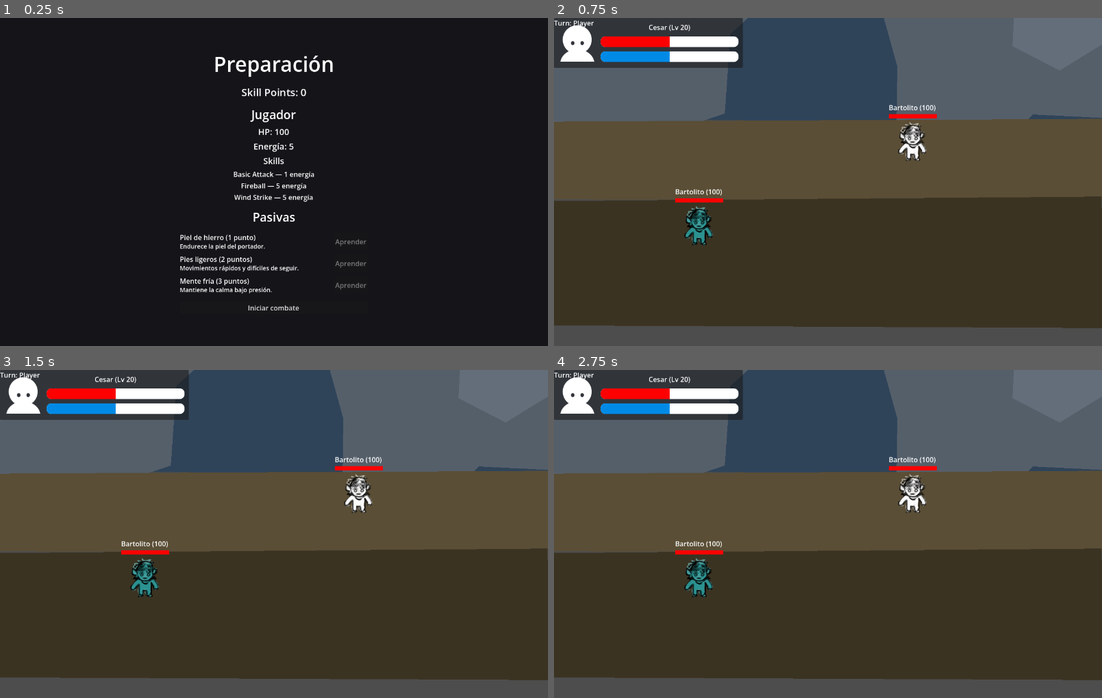
Above: before the commit, frames 1-4 (two rows, left to right).
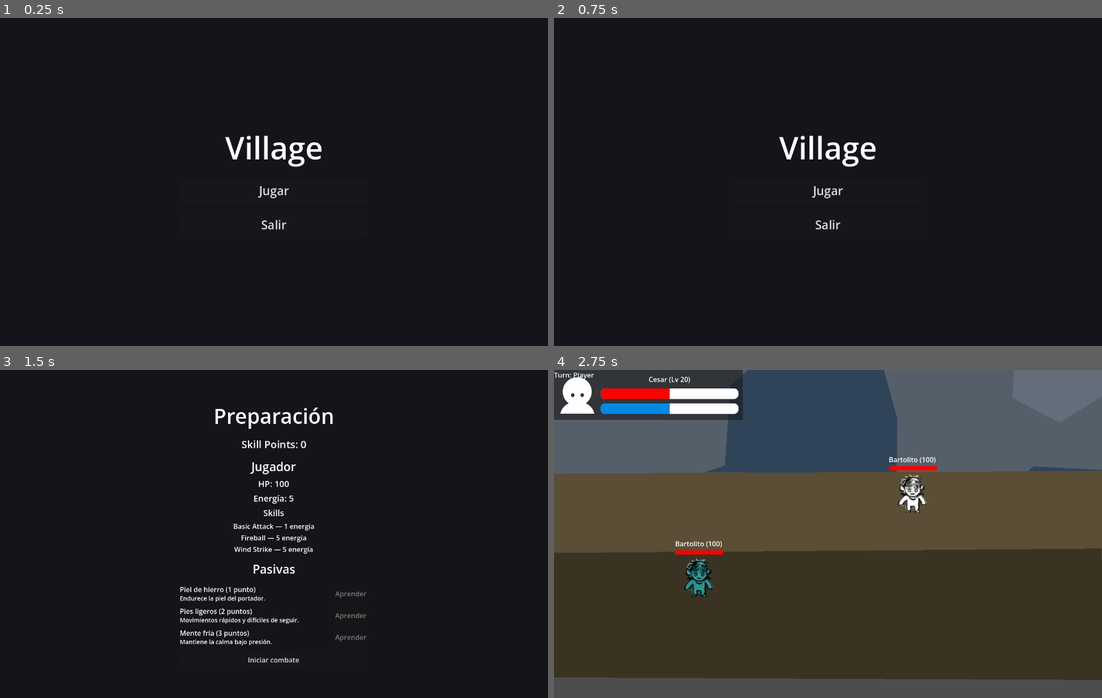
Above: after the commit, the same moments.

Repository: cessar1/no-name-dungeon
Game: Godot game, scene res://scenes/StartMenu.tscn
Same seed, same stepped clock (60 frames per second), same inputs: the game is played once before the commit and once after it. Before the commit the project starts from res://scenes/PreBattle.tscn.
Inputs (mouse positions are in pixels of both pictures, inside the frame that each line leads up to):
- Up to frame 1 (0.25 s): no input
- Up to frame 2 (0.75 s): click (828, 306) at 0.5 s, where only the run before the commit has a clickable "Iniciar combate"
- Up to frame 3 (1.5 s): click (274, 543) at 1.25 s, where only the run after the commit has a clickable "Jugar"
- Up to frame 4 (2.75 s): click (828, 658) at 2 s, where only the run after the commit has a clickable "Iniciar combate"

The runs differ from the first frame. In frame 1, 3.0% of the frame differs, in the area x 32-67%, y 11-90%; in frame 2, 100%, in the area x 0-100%, y 0-100%; in frame 3, 100%; in frame 4, nothing differs.

Commit message:
Add start menu as the first scene
- Add StartMenu scene with title, Play and Quit buttons
- Route Play to PreBattle and Quit to get_tree().quit()
- Make StartMenu the project's main scene
- Update MEMORY and task docs

Diff:
--- a/project.godot
+++ b/project.godot
@@ -15,7 +15,7 @@
 [application]
 
 config/name="Village"
-run/main_scene="res://scenes/PreBattle.tscn"
+run/main_scene="res://scenes/StartMenu.tscn"
 config/features=PackedStringArray("4.7", "Forward Plus")
 config/icon="res://icon.svg"
 
--- /dev/null
+++ b/scenes/StartMenu.tscn
@@ -0,0 +1,60 @@
+[gd_scene format=3 uid="uid://dyg4igcj1cgec"]
+
+[ext_resource type="Script" uid="uid://ddhcmgskot3y2" path="res://scenes/start_menu.gd" id="1_fb70i"]
+
+[node name="StartMenu" type="Control" unique_id=594530293]
+layout_mode = 3
+anchors_preset = 15
+anchor_right = 1.0
+anchor_bottom = 1.0
+grow_horizontal = 2
+grow_vertical = 2
+script = ExtResource("1_fb70i")
+
+[node name="Background" type="ColorRect" parent="." unique_id=1002092068]
+layout_mode = 1
+anchors_preset = 15
+anchor_right = 1.0
+anchor_bottom = 1.0
+grow_horizontal = 2
+grow_vertical = 2
+color = Color(0.078431375, 0.078431375, 0.101960786, 1)
+
+[node name="VBoxContainer" type="VBoxContainer" parent="." unique_id=290296354]
+layout_mode = 1
+anchors_preset = 8
+anchor_left = 0.5
+anchor_top = 0.5
+anchor_right = 0.5
+anchor_bottom = 0.5
+offset_left = -220.0
+offset_top = -150.0
+offset_right = 220.0
+offset_bottom = 150.0
+grow_horizontal = 2
+grow_vertical = 2
+theme_override_constants/separation = 24
+alignment = 1
+
+[node name="TitleLabel" type="Label" parent="VBoxContainer" unique_id=941779696]
+layout_mode = 2
+theme_override_font_sizes/font_size = 72
+text = "Village"
+horizontal_alignment = 1
+
+[node name="PlayButton" type="Button" parent="VBoxContainer" unique_id=1167389923]
+unique_name_in_owner = true
+custom_minimum_size = Vector2(0, 56)
+layout_mode = 2
+theme_override_font_sizes/font_size = 28
+text = "Jugar"
+
+[node name="QuitButton" type="Button" parent="VBoxContainer" unique_id=606694866]
+unique_name_in_owner = true
+custom_minimum_size = Vector2(0, 56)
+layout_mode = 2
+theme_override_font_sizes/font_size = 28
+text = "Salir"
+
+[connection signal="pressed" from="VBoxContainer/PlayButton" to="." method="_on_play_pressed"]
+[connection signal="pressed" from="VBoxContainer/QuitButton" to="." method="_on_quit_pressed"]
--- /dev/null
+++ b/scenes/start_menu.gd
@@ -0,0 +1,9 @@
+extends Control
+
+const PRE_BATTLE_SCENE := "res://scenes/PreBattle.tscn"
+
+func _on_play_pressed() -> void:
+	get_tree().change_scene_to_file(PRE_BATTLE_SCENE)
+
+func _on_quit_pressed() -> void:
+	get_tree().quit()
Not shown, added: scenes/start_menu.gd.uid
Not shown, changed: MEMORY.md
Not shown, changed: task.md
